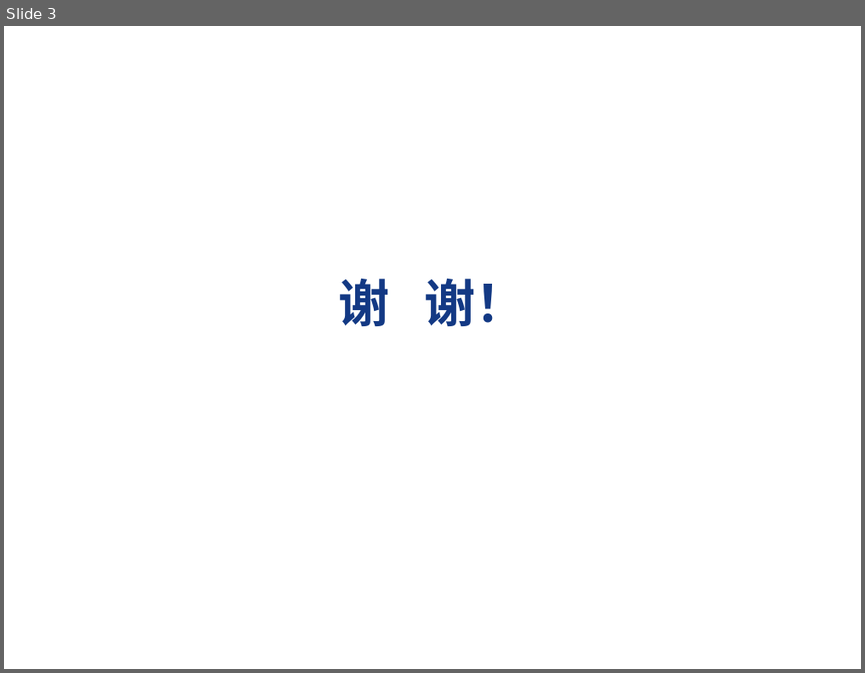
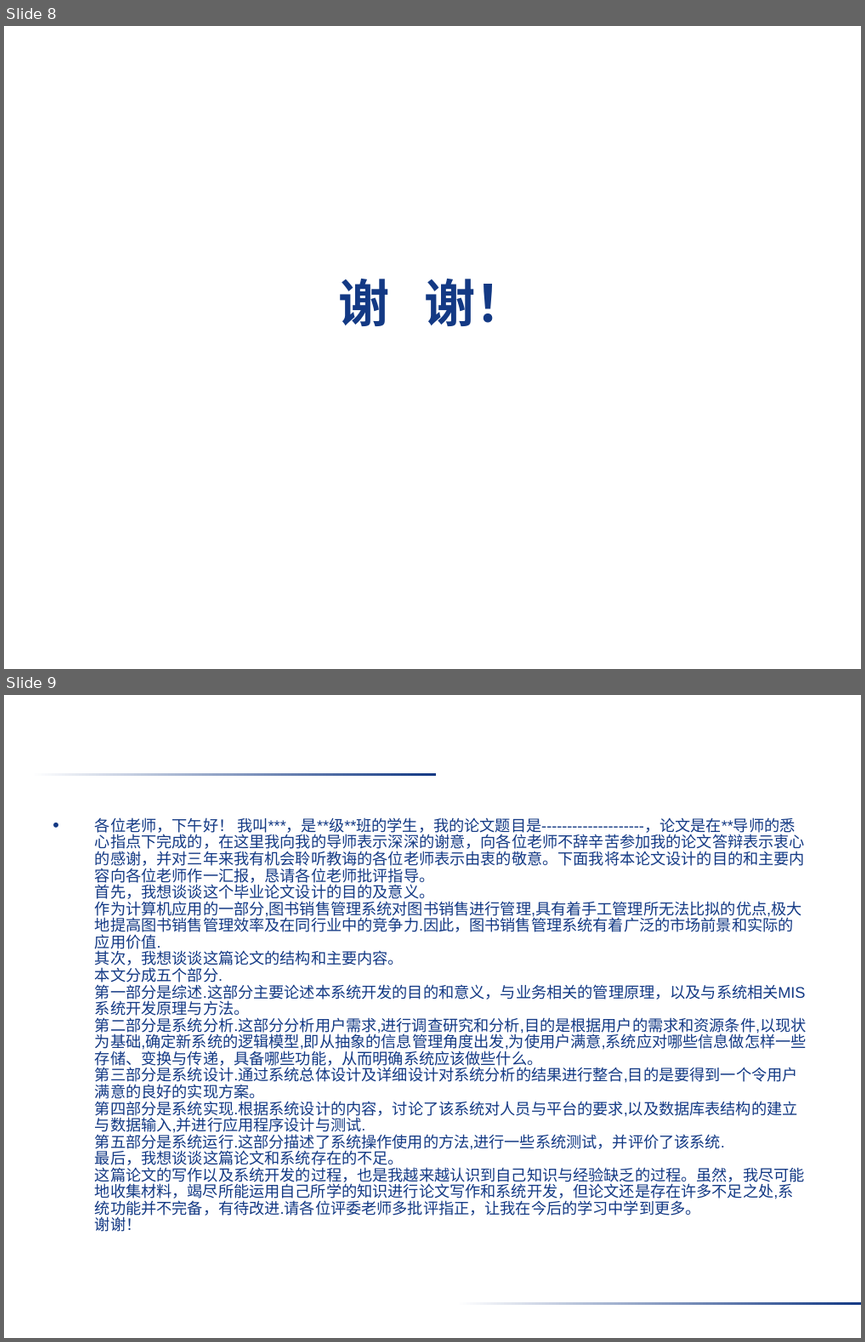
Before and after one commit to VirtuosWangH/Starling-Box2D-SiegeDuel, a slide deck: paper/学院模板/软件学院在职工程硕士答辩用PPT模板_1354065567253.ppt. Shown one above the other, each under a label of ours: slide 3 before the commit, slides 8 and 9 after it. The pictures are 865x673 and 865x1342 pixels, drawn with LibreOffice and Linux fonts; fonts in the diff are those of the drawing; background and template pictures are left out. Boxes give left, top, right and bottom in pixels: in the first picture for what was removed or moved away, otherwise in the second. Text is boxed around its words. In the diff, an @@ line names an element or a change of style, - is before the commit and + after.

Commit message:
答辩初稿

```diff
--- a/paper/学院模板/软件学院在职工程硕士答辩用PPT模板_1354065567253.ppt
+++ b/paper/学院模板/软件学院在职工程硕士答辩用PPT模板_1354065567253.ppt
@@ slide 9 added at <box>4,695,861,1338</box>, background picture (left out) @@
@@ rectangle added at <box>30,773,435,776</box>, fill gradient #FFFFFF to #133984 @@
@@ text added at <box>95,817,806,1231</box>, 12.9 pt, text #133984 @@
+• 各位老师，下午好！ 我叫***，是**级**班的学生，我的论文题目是--------------------，论文是在**导师的悉心指点下完成的，在这里我向我的导师表示深深的谢意，向各位老师不辞辛苦参加我的论文答辩表示衷心的感谢，并对三年来我有机会聆听教诲的各位老师表示由衷的敬意。下面我将本论文设计的目的和主要内容向各位老师作一汇报，恳请各位老师批评指导。
+  首先，我想谈谈这个毕业论文设计的目的及意义。
+  作为计算机应用的一部分,图书销售管理系统对图书销售进行管理,具有着手工管理所无法比拟的优点,极大地提高图书销售管理效率及在同行业中的竞争力.因此，图书销售管理系统有着广泛的市场前景和实际的应用价值.
+  其次，我想谈谈这篇论文的结构和主要内容。
+  本文分成五个部分.
+  第一部分是综述.这部分主要论述本系统开发的目的和意义，与业务相关的管理原理，以及与系统相关MIS系统开发原理与方法。
+  第二部分是系统分析.这部分分析用户需求,进行调查研究和分析,目的是根据用户的需求和资源条件,以现状为基础,确定新系统的逻辑模型,即从抽象的信息管理角度出发,为使用户满意,系统应对哪些信息做怎样一些存储、变换与传递，具备哪些功能，从而明确系统应该做些什么。
+  第三部分是系统设计.通过系统总体设计及详细设计对系统分析的结果进行整合,目的是要得到一个令用户满意的良好的实现方案。
+  第四部分是系统实现.根据系统设计的内容，讨论了该系统对人员与平台的要求,以及数据库表结构的建立与数据输入,并进行应用程序设计与测试.
+  第五部分是系统运行.这部分描述了系统操作使用的方法,进行一些系统测试，并评价了该系统.
+  最后，我想谈谈这篇论文和系统存在的不足。
+  这篇论文的写作以及系统开发的过程，也是我越来越认识到自己知识与经验缺乏的过程。虽然，我尽可能地收集材料，竭尽所能运用自己所学的知识进行论文写作和系统开发，但论文还是存在许多不足之处,系统功能并不完备，有待改进.请各位评委老师多批评指正，让我在今后的学习中学到更多。
+  谢谢！
@@ rectangle added at <box>456,1302,861,1304</box>, fill gradient #FFFFFF to #133984 @@
@@ what was slide 3 is now slide 8 @@
```
Also in this commit, not shown: 1 slide changed, 6 other slides added, 1 slide removed, 1 other file.
